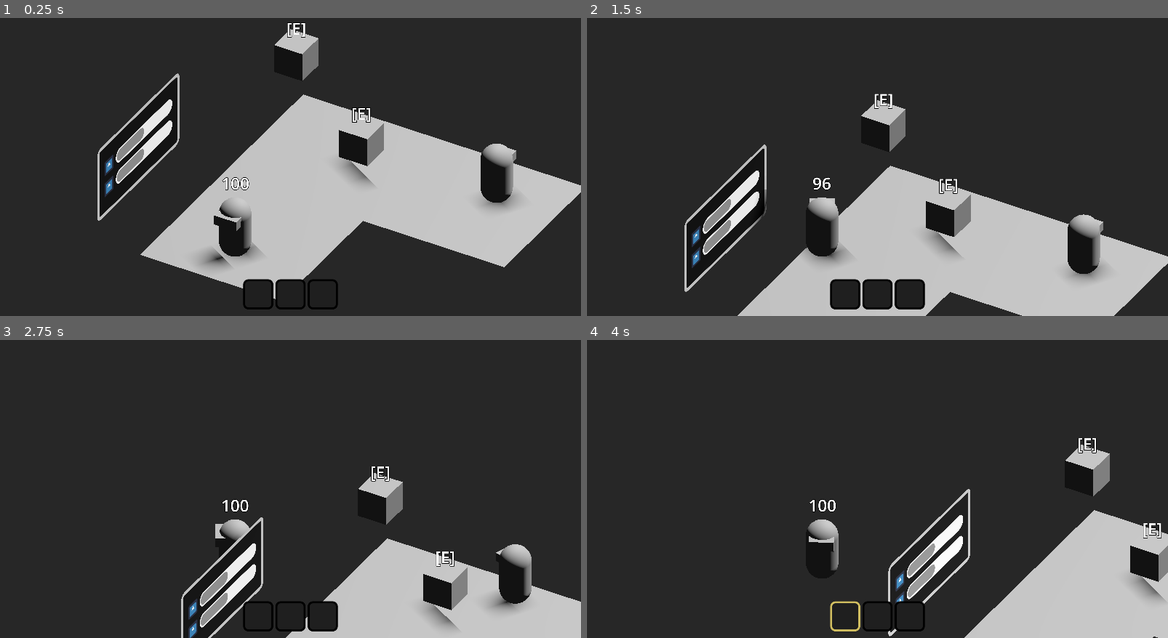
Above: before the commit, frames 1-4 (two rows, left to right).
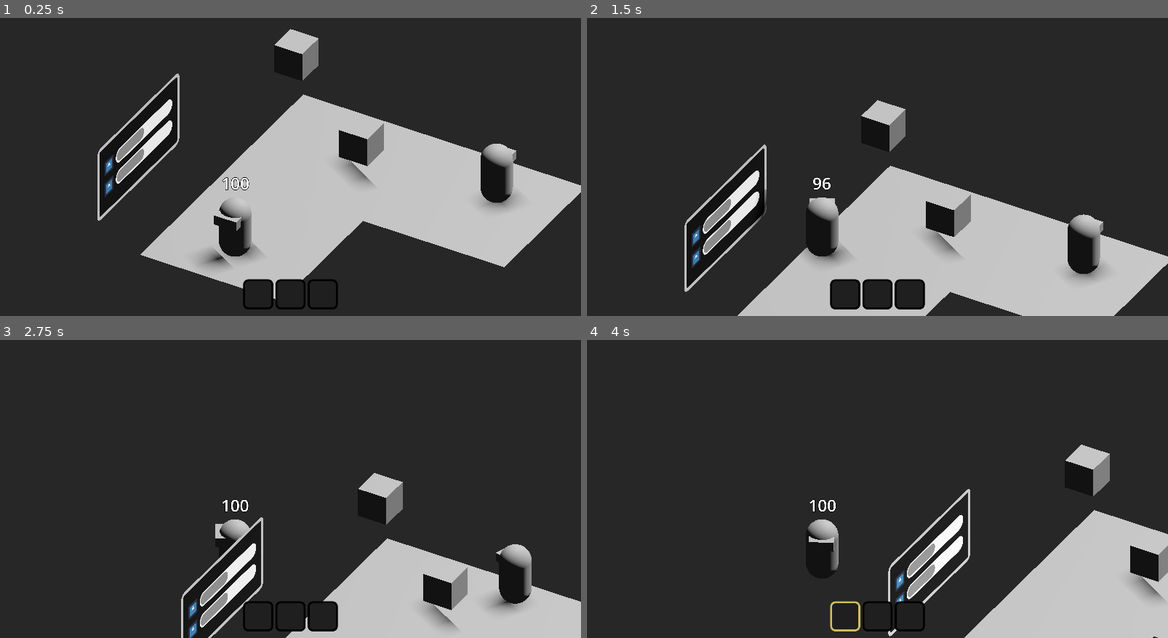
Above: after the commit, the same moments.

Repository: Scrawach/ld57
Game: Godot game, scene res://game.tscn
The game is run twice, just before and just after one commit, with the same random seed, the same clock (stepped at 60 frames per second) and the same inputs. The engine's default icon, where the game draws it, is replaced by a stand-in: a white triangle on a blue panel in a dark square.
Inputs:
- Up to frame 1 (0.25 s): no input
- Up to frame 2 (1.5 s): tap Enter at 0.5 s; hold E (interact) 0.53-1.28 s; hold W (move_forward) from 0.53 s (still down); tap Shift (dash) at 1.35 s
- Up to frame 3 (2.75 s): tap E (interact) at 1.55 s; release W (move_forward) at 2.03 s; hold A (move_left) from 2.03 s (still down); hold E (interact) from 2.03 s (still down)
- Up to frame 4 (4 s): release E (interact) at 2.78 s; tap 1 at 2.85 s; tap E (interact) at 3.05 s; release A (move_left) at 3.53 s; hold S (move_back) from 3.53 s (still down); hold E (interact) from 3.53 s (still down)

The runs differ from the first frame. In frame 1, 0.2% of the frame differs, in the area x 49-64%, y 1-36%; in frame 2, 0.2%; in frame 3, 0.2%, in the area x 63-79%, y 42-77%; in frame 4, 0.2%.

Commit message:
feature: show and hide button tooltip for pickup items

Diff:
--- a/src/interaction.gd
+++ b/src/interaction.gd
@@ -1,5 +1,11 @@
 class_name Interaction
 extends StaticBody3D
 
+func show_tooltip() -> void:
+	pass
+
+func hide_tooltip() -> void:
+	pass
+
 func interact(player: Player) -> void:
 	pass
--- a/src/items/pickup_item.tscn
+++ b/src/items/pickup_item.tscn
@@ -21,6 +21,7 @@
 
 [node name="Label3D" type="Label3D" parent="."]
 transform = Transform3D(1, 0, 0, 0, 1, 0, 0, 0, 1, 0, 1, 0)
+visible = false
 billboard = 1
 text = "[E]"
 font_size = 100
--- a/src/pickup_item.gd
+++ b/src/pickup_item.gd
@@ -2,6 +2,14 @@
 extends Interaction
 
 @export var item: ItemResource
+
+@onready var tooltip: Label3D = $Label3D
+
+func show_tooltip() -> void:
+	tooltip.show()
+
+func hide_tooltip() -> void:
+	tooltip.hide()
 
 func interact(player: Player) -> void:
 	var inventory: Inventory = player.inventory
--- a/src/player.gd
+++ b/src/player.gd
@@ -58,8 +58,13 @@
 
 func _on_interact_zone_body_entered(body: Node3D) -> void:
 	if body is Interaction:
+		if nearest_interaction != null:
+			nearest_interaction.hide_tooltip()
+
 		nearest_interaction = body
+		nearest_interaction.show_tooltip()
 
 func _on_interact_zone_body_exited(body: Node3D) -> void:
 	if nearest_interaction == body:
+		nearest_interaction.hide_tooltip()
 		nearest_interaction = null
